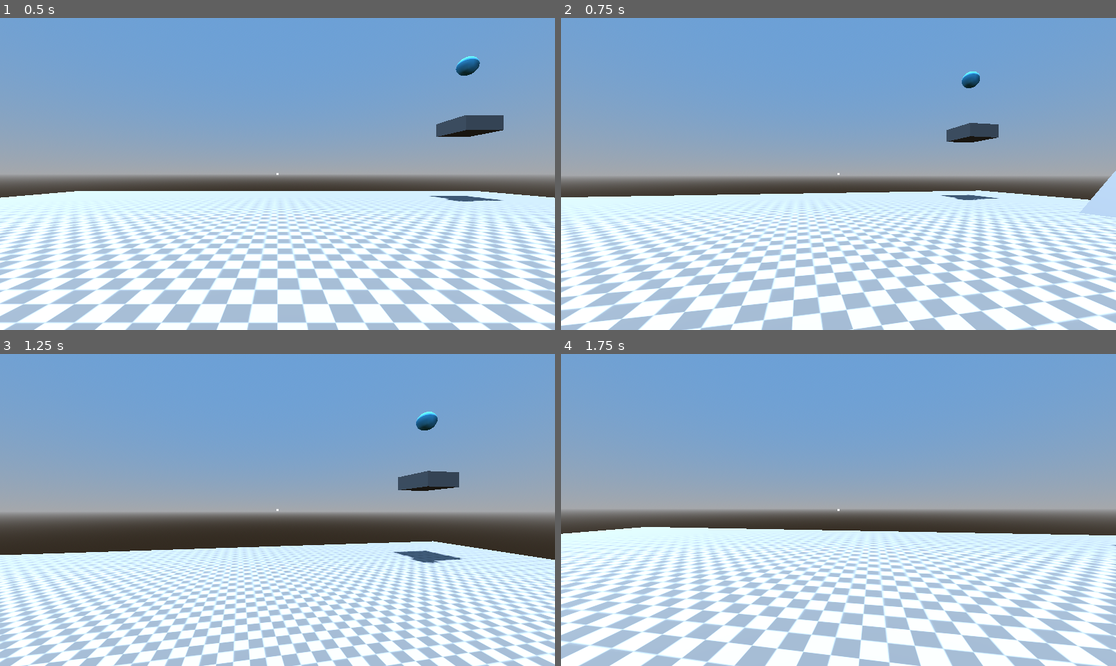
Above: before the commit, frames 1-4 (two rows, left to right).
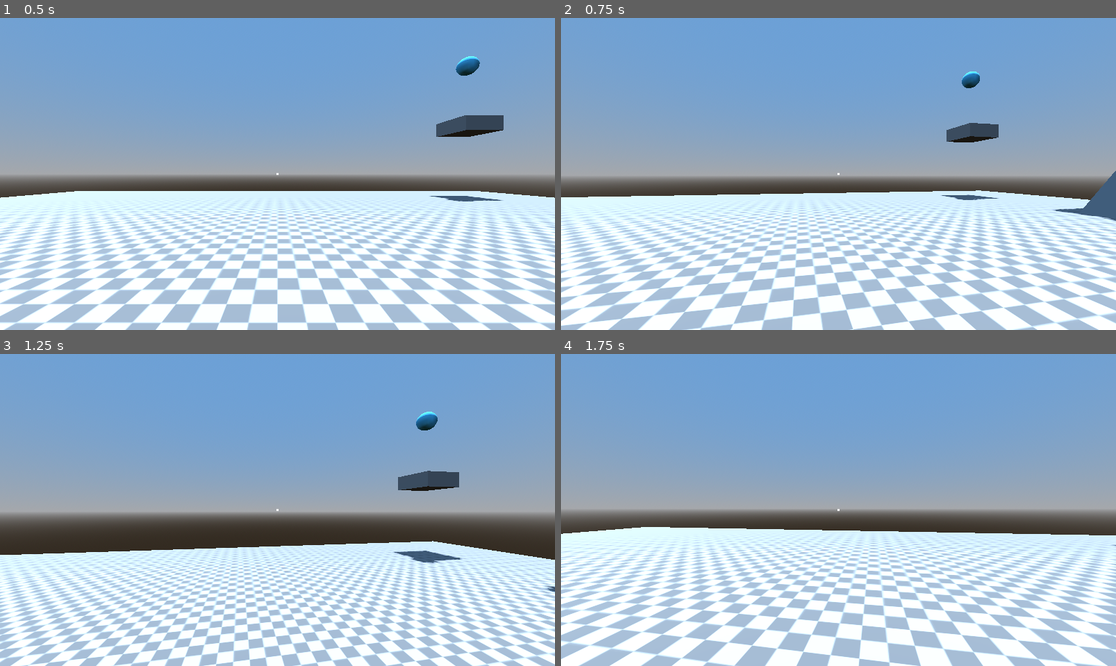
Above: after the commit, the same moments.

Repository: jwund7/game_testing
Game: Godot game, scene res://world/world.tscn
Same seed, same stepped clock (60 frames per second), same inputs: the game is played once before the commit and once after it.
Inputs (mouse positions are in pixels of both pictures, inside the frame that each line leads up to):
- Up to frame 1 (0.5 s): no input
- Up to frame 2 (0.75 s): tap Enter at 0.5 s; move the mouse to (866, 174) at 0.52 s; hold W (forward) from 0.53 s (still down); tap E (grapple) at 0.6 s
- Up to frame 3 (1.25 s): keep holding W (forward); tap Space (jump) at 0.77 s
- Up to frame 4 (1.75 s): keep holding W (forward); move the mouse to (810, 510) at 1.27 s; tap E (grapple) at 1.35 s; tap Space (jump) at 1.52 s

Frame 1 is identical in both runs. In frame 2, 0.6% of the frame differs, in the area x 88-100%, y 48-66%; in frame 3, less than 0.1%; in frame 4, nothing differs.

Commit message:
grapple changes
fixed more than one grapple point breaking
grapple points now cannot be regrabbed in the middle of a grapple
fixed grapples timing out in the middle of a new grapple

Diff:
--- a/game_1/player/grapple_controller.gd
+++ b/game_1/player/grapple_controller.gd
@@ -8,21 +8,26 @@
 @onready var player: CharacterBody3D = $".."
 @onready var rope = $"../Head/PlayerCam/Rope"
 @onready var grapple_indicator: RichTextLabel = $"../GrappleIndicator"
+@onready var grapple_timeout: Timer = $GrappleTimeout
 
 var target_point: Vector3
 var grapple_time: float
 
+func _ready() -> void:
+	grapple_timeout.timeout.connect(release)
+
 func _physics_process(delta: float) -> void:
 	# display the grapple reticle if a grapple point is hovered
-	if ray.is_colliding() and ray.get_collider().name == "GrapplePoint":
+	if ray.is_colliding() and ray.get_collider() is GrapplePoint:
 		grapple_indicator.visible = true
 	else:
 		grapple_indicator.visible = false
 
 	# attempt grappled launch when button is pressed
-	if Input.is_action_just_pressed("grapple"):
+	if Input.is_action_just_pressed("grapple") and not is_launched:
 		grapple_time = 0.0
 		launch()
+	# handle movement if launch has occurred
 	if is_launched:
 		handle_grapple(delta)
 	update_rope()
@@ -30,15 +35,16 @@
 func launch():
 	var grapple_point = ray.get_collider()
 	# ensure aimed collider is a grapple point
-	if ray.is_colliding() and grapple_point.name == "GrapplePoint":
+	if ray.is_colliding() and grapple_point is GrapplePoint:
 		target_point = grapple_point.global_position
 		is_launched = true
 		# create a timeout to prevent getting stuck infinitely
-		get_tree().create_timer(1.5).timeout.connect(release)
+		grapple_timeout.start()
 
 func release():
 	# release grapple
 	is_launched = false
+	grapple_timeout.stop()
 
 func handle_grapple(delta):
 	# get grapple direction and distance
@@ -67,5 +73,5 @@
 	rope.visible = true
 	var distance: float = player.global_position.distance_to(target_point)
 	rope.look_at(target_point)
-	# scale rope in z direction based on distance from grappled point
+	# scale rope in its z direction based on distance from grappled point
 	rope.scale = Vector3(1, 1, distance)
--- a/game_1/player/player.gd
+++ b/game_1/player/player.gd
@@ -28,9 +28,6 @@
 
 func _ready() -> void:
 	Input.mouse_mode = Input.MOUSE_MODE_CAPTURED
-
-func _process(_delta: float) -> void:
-	pass
 
 func get_move_speed() -> float:
 	if Input.is_action_pressed("sprint"):
--- a/game_1/player/player.tscn
+++ b/game_1/player/player.tscn
@@ -28,7 +28,7 @@
 [node name="PlayerCam" type="Camera3D" parent="Head"]
 
 [node name="RayCast3D" type="RayCast3D" parent="Head/PlayerCam"]
-target_position = Vector3(0, 0, -20)
+target_position = Vector3(0, 0, -10)
 collision_mask = 6
 
 [node name="Rope" parent="Head/PlayerCam" instance=ExtResource("2_g1dw6")]
@@ -36,6 +36,10 @@
 
 [node name="GrappleController" type="Node" parent="."]
 script = ExtResource("2_rkbax")
+
+[node name="GrappleTimeout" type="Timer" parent="GrappleController"]
+wait_time = 1.5
+one_shot = true
 
 [node name="Crosshair" type="Sprite2D" parent="."]
 position = Vector2(960, 540)
--- /dev/null
+++ b/game_1/world/grapple_point.gd
@@ -0,0 +1,2 @@
+extends StaticBody3D
+class_name GrapplePoint
--- a/game_1/world/grapple_point.tscn
+++ b/game_1/world/grapple_point.tscn
@@ -1,4 +1,6 @@
-[gd_scene load_steps=4 format=3 uid="uid://crxfpa6j1rapc"]
+[gd_scene load_steps=5 format=3 uid="uid://crxfpa6j1rapc"]
+
+[ext_resource type="Script" uid="uid://cwgn0kjolnkhc" path="res://world/grapple_point.gd" id="1_ywwpa"]
 
 [sub_resource type="StandardMaterial3D" id="StandardMaterial3D_4itmi"]
 albedo_color = Color(0.31777897, 0.7865651, 0.96164316, 1)
@@ -11,6 +13,7 @@
 [node name="GrapplePoint" type="StaticBody3D"]
 collision_layer = 4
 collision_mask = 0
+script = ExtResource("1_ywwpa")
 
 [node name="MeshInstance3D" type="MeshInstance3D" parent="."]
 mesh = SubResource("SphereMesh_4itmi")
--- a/game_1/world/world.tscn
+++ b/game_1/world/world.tscn
@@ -84,7 +84,7 @@
 transform = Transform3D(1, 0, 0, 0, 1, 0, 0, 0, 1, 0.77763367, 1.4702816, 4.4332056)
 use_collision = true
 collision_layer = 2
-size = Vector3(0.03162793, 3.7098632, 2.10083)
+size = Vector3(0.03, 3.7, 2.1)
 material = SubResource("StandardMaterial3D_tcf2h")
 
 [node name="CSGBox3D6" type="CSGBox3D" parent="ParkourBlocks"]
@@ -133,3 +133,19 @@
 
 [node name="GrapplePoint" parent="ParkourBlocks" instance=ExtResource("3_4717r")]
 transform = Transform3D(1, 0, 0, 0, 1, 0, 0, 0, 1, 1.5, 7.5, -13)
+
+[node name="CSGBox3D13" type="CSGBox3D" parent="ParkourBlocks"]
+transform = Transform3D(1, 0, 0, 0, 1, 0, 0, 0, 1, 3.51999, 10.022474, -8.921985)
+use_collision = true
+collision_layer = 2
+size = Vector3(2, 0.8, 2)
+
+[node name="GrapplePoint2" parent="ParkourBlocks" instance=ExtResource("3_4717r")]
+transform = Transform3D(1, 0, 0, 0, 1, 0, 0, 0, 1, 3.51999, 13.535261, -8.905985)
+
+[node name="CSGBox3D14" type="CSGBox3D" parent="ParkourBlocks"]
+transform = Transform3D(-4.371139e-08, 0, -1, 0, 1, 0, 1, 0, -4.371139e-08, 3.5, 12, -10)
+use_collision = true
+collision_layer = 2
+size = Vector3(0.03, 3.7, 2.5)
+material = SubResource("StandardMaterial3D_tcf2h")
Not shown, added: game_1/world/grapple_point.gd.uid
